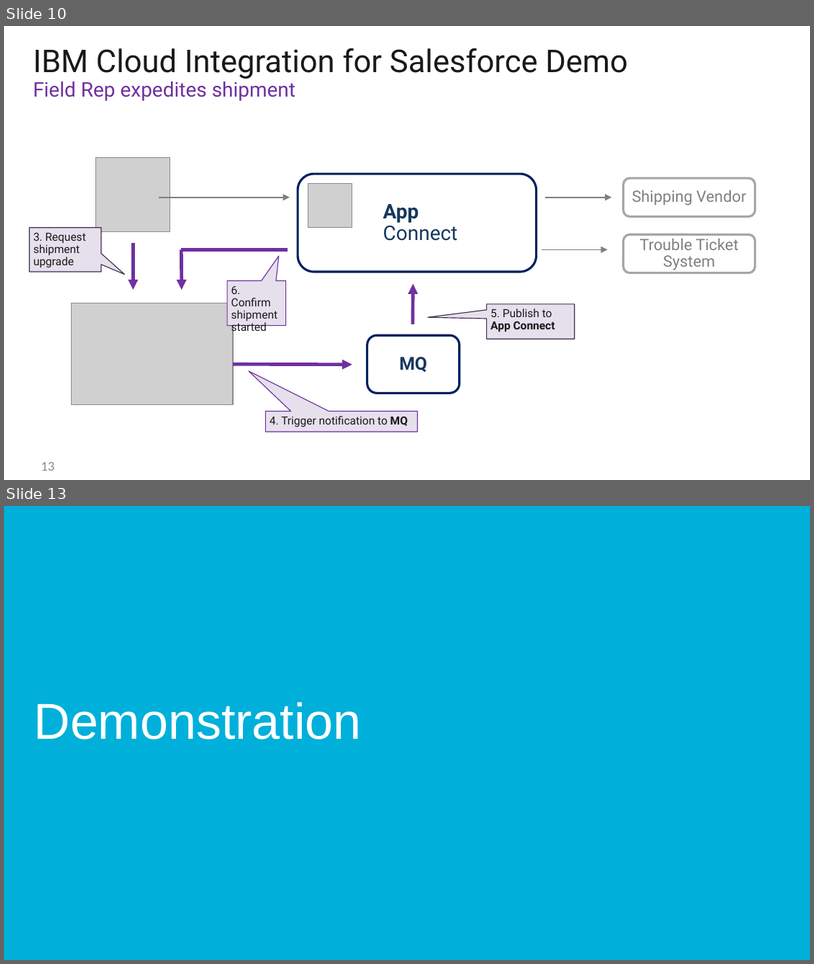
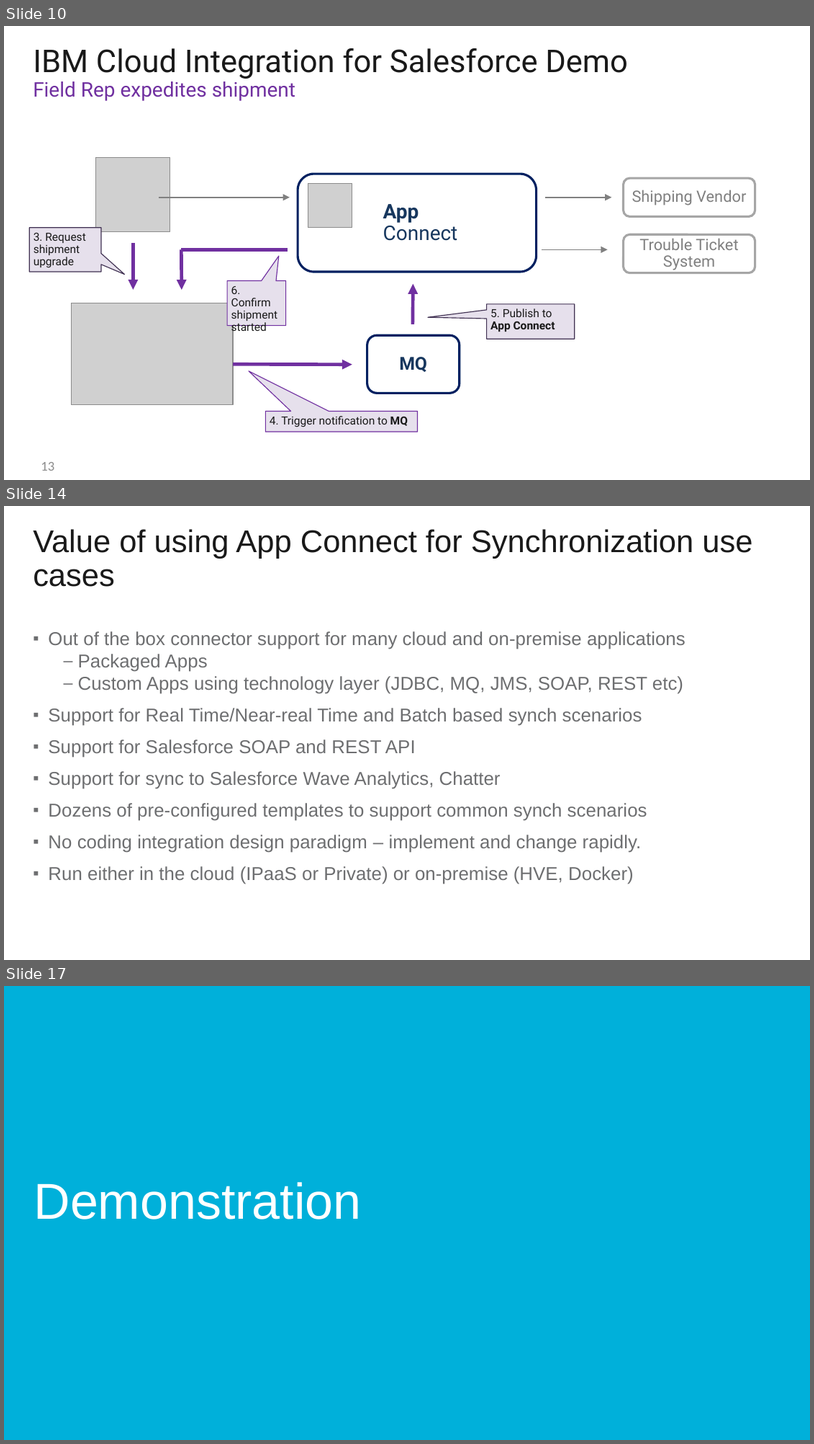
Before and after one commit to sebastiansutter/techguides, a slide deck: IBM CI for SF Demo.pptx. Shown one above the other, each under a label of ours: slides 10 and 13 before the commit, slides 10, 14 and 17 after it; the slides between them are not shown. The pictures are 814x964 and 814x1444 pixels, drawn with LibreOffice and Linux fonts; fonts in the diff are those of the drawing; grey boxes stand for pictures; background and template pictures are left out. Boxes give left, top, right and bottom in pixels: in the first picture for what was removed or moved away, otherwise in the second. Text is boxed around its words. In the diff, an @@ line names an element or a change of style, - is before the commit and + after.

```diff
--- a/IBM CI for SF Demo.pptx
+++ b/IBM CI for SF Demo.pptx
@@ slide 14 added at box(4, 506, 810, 960), background #FFFFFF @@
@@ title added at box(33, 529, 753, 587), 28 pt, text #191919 @@
+Value of using App Connect for Synchronization use cases
@@ text added at box(48, 631, 686, 880), 16.6 pt, text #6D6E70 @@
+▪ Out of the box connector support for many cloud and on-premise applications
+  – Packaged Apps
+  – Custom Apps using technology layer (JDBC, MQ, JMS, SOAP, REST etc)
+▪ Support for Real Time/Near-real Time and Batch based synch scenarios
+▪ Support for Salesforce SOAP and REST API
+▪ Support for sync to Salesforce Wave Analytics, Chatter
+▪ Dozens of pre-configured templates to support common synch scenarios
+▪ No coding integration design paradigm – implement and change rapidly.
+▪ Run either in the cloud (IPaaS or Private) or on-premise (HVE, Docker)
@@ what was slide 13 is now slide 17 @@
```
Also in this commit, not shown: 2 slides changed, 4 other slides added.
